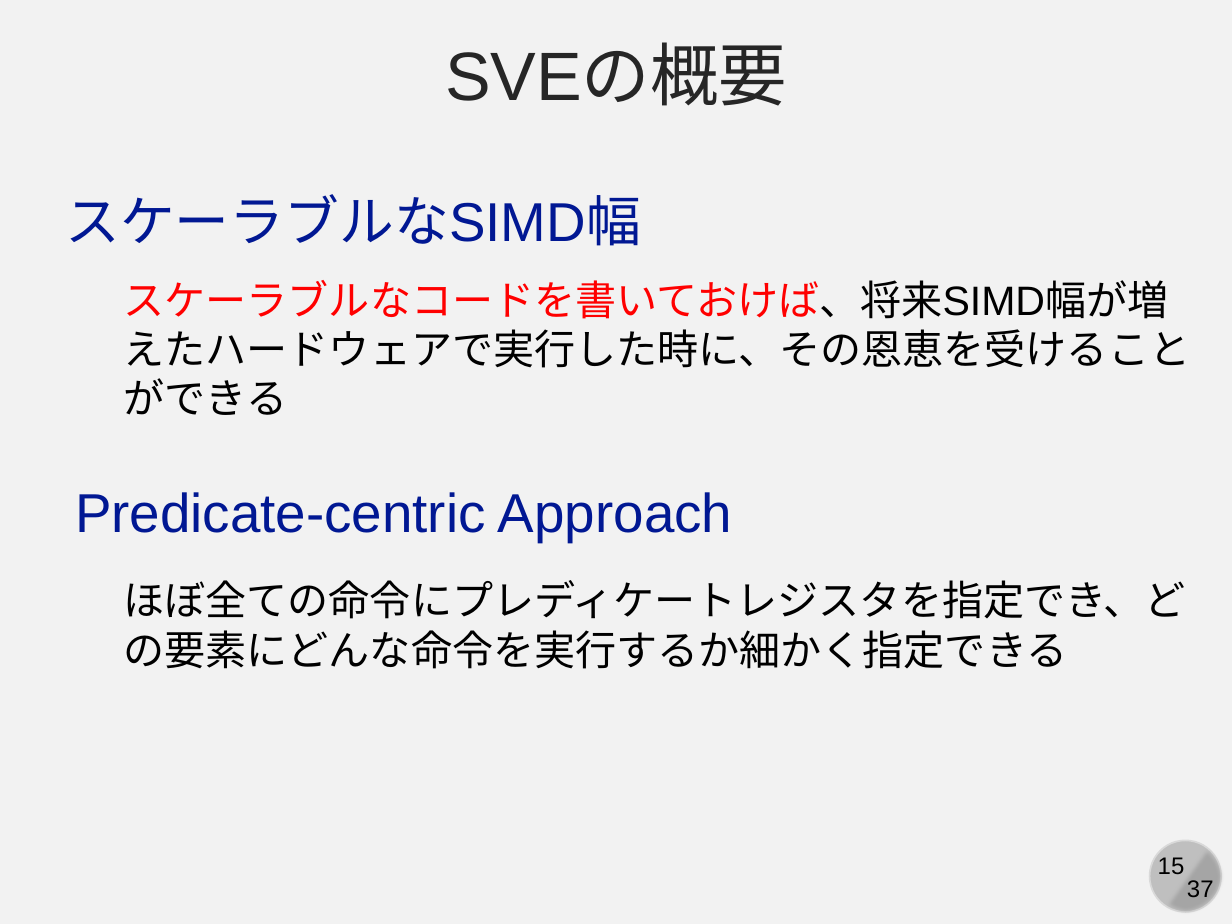
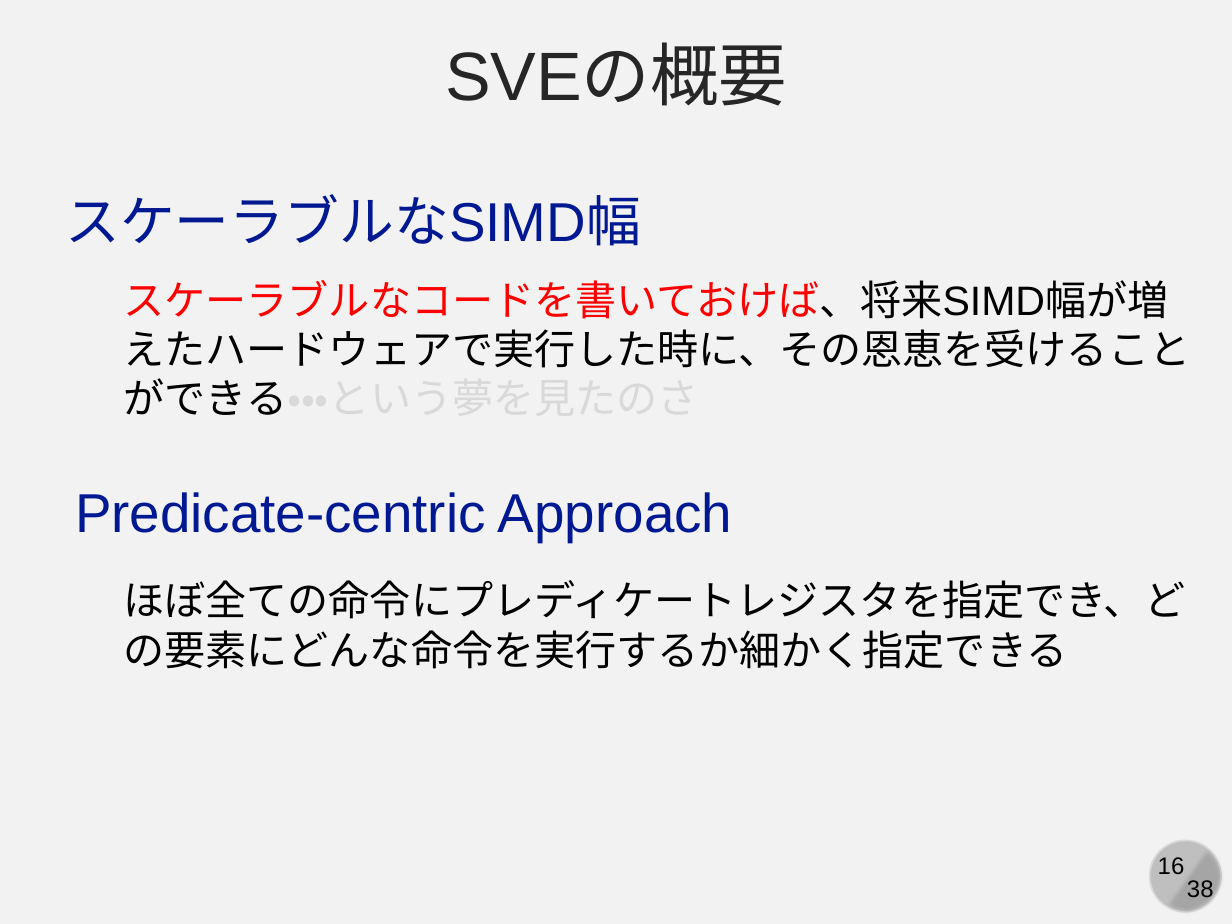
Before and after one commit to kaityo256/xbyak_aarch64_handson, a slide deck: slide 16 of slide/xbyak_aarch64.pptx (slide 15 before the commit). Drawn at 1232x924 pixels with LibreOffice and Linux fonts; fonts in the diff are those of the drawing. Boxes give left, top, right and bottom in pixels: in the first picture for what was removed or moved away, otherwise in the second. Text is boxed around its words. In the diff, an @@ line names an element or a change of style, - is before the commit and + after.

Commit message:
updates slides

```diff
--- a/slide/xbyak_aarch64.pptx
+++ b/slide/xbyak_aarch64.pptx
@@ text at [124, 280, 1191, 415]: text changed @@
-スケーラブルなコードを書いておけば、将来SIMD幅が増えたハードウェアで実行した時に、その恩恵を受けることができる
+スケーラブルなコードを書いておけば、将来SIMD幅が増えたハードウェアで実行した時に、その恩恵を受けることができる・・・という夢を見たのさ
@@ page number at [1158, 857, 1185, 874]: text changed @@
-15
+16
@@ text at [1187, 880, 1214, 903]: text changed @@
-37
+38
```
Also in this commit, not shown: 36 other slides changed, 1 slide added, 1 other file.
